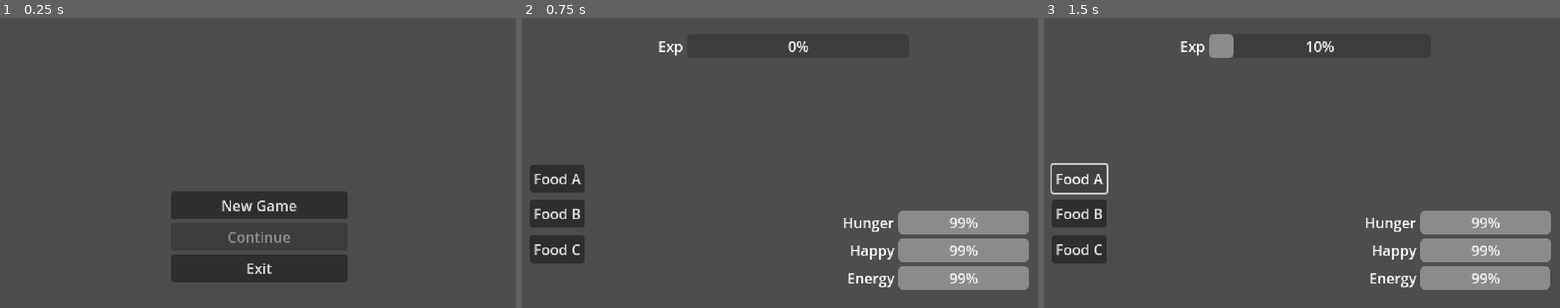
Above: before the commit, frames 1-3 (left to right).
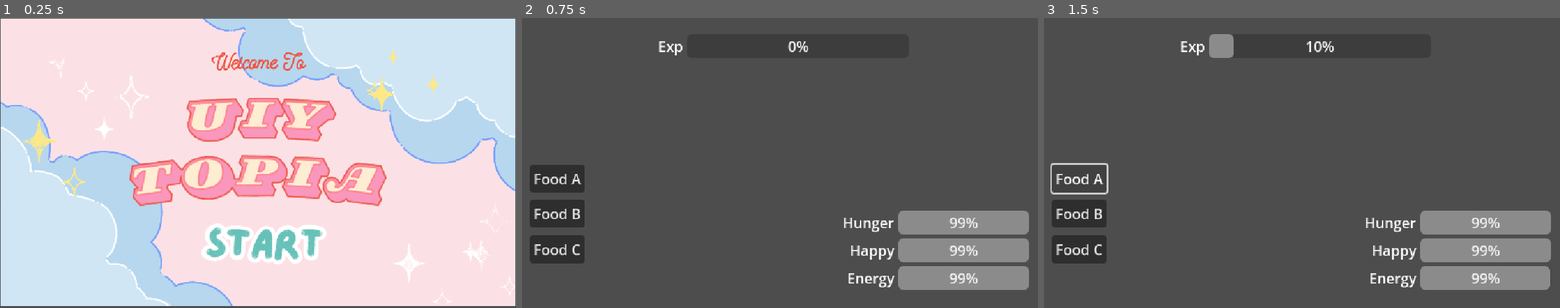
Above: after the commit, the same moments.

Repository: OREZ1X/godot_game_pilot
Game: Godot game, scene res://main_menu.tscn
Two runs of this game, one before a commit and one after it. Both use one fixed random seed, a clock stepped at 60 frames per second and the inputs below.
Inputs (mouse positions are in pixels of both pictures, inside the frame that each line leads up to; where the layout moved, square brackets give the same spot in the first picture):
- Up to frame 1 (0.25 s): no input
- Up to frame 2 (0.75 s): click (785, 244) [780, 206] at 0.5 s
- Up to frame 3 (1.5 s): click "Food A" at 1.25 s

The runs differ from the first frame. In frame 1, 99% of the frame differs, in the area x 0-100%, y 0-100%; in frame 2, nothing differs; in frame 3, nothing differs.

Commit message:
interface start game

Diff:
--- a/main_menu.tscn
+++ b/main_menu.tscn
@@ -1,6 +1,8 @@
-[gd_scene load_steps=2 format=3 uid="uid://dwsd6ducl47ul"]
+[gd_scene load_steps=4 format=3 uid="uid://dwsd6ducl47ul"]
 
 [ext_resource type="Script" uid="uid://dxrw8ruo5h8gk" path="res://MainMenu.gd" id="1_06t4h"]
+[ext_resource type="Texture2D" uid="uid://c6ttu8mniysvj" path="res://assets/หน้า start.png" id="2_fu7sn"]
+[ext_resource type="Texture2D" uid="uid://cse16xf856mir" path="res://assets/Start.png" id="3_jix8l"]
 
 [node name="MainMenu" type="Control"]
 layout_mode = 3
@@ -11,22 +13,40 @@
 grow_vertical = 2
 script = ExtResource("1_06t4h")
 
+[node name="ParallaxBackground" type="ParallaxBackground" parent="."]
+
+[node name="ParallaxLayer" type="ParallaxLayer" parent="ParallaxBackground"]
+
+[node name="Sprite2D" type="Sprite2D" parent="ParallaxBackground/ParallaxLayer"]
+position = Vector2(288, 161.49997)
+scale = Vector2(0.29895836, 0.2972223)
+texture = ExtResource("2_fu7sn")
+
 [node name="VBoxContainer" type="VBoxContainer" parent="."]
+layout_direction = 1
 layout_mode = 0
-offset_left = 191.0
-offset_top = 194.0
-offset_right = 388.0
-offset_bottom = 308.0
+offset_left = 224.0
+offset_top = 202.0
+offset_right = 365.0
+offset_bottom = 276.0
+alignment = 1
 
-[node name="NewGameButton" type="Button" parent="VBoxContainer"]
+[node name="NewGameButton" type="TextureButton" parent="VBoxContainer"]
+custom_minimum_size = Vector2(10, 20)
 layout_mode = 2
-text = "New Game"
+size_flags_vertical = 3
+size_flags_stretch_ratio = 0.0
+texture_normal = ExtResource("3_jix8l")
+ignore_texture_size = true
+stretch_mode = 0
 
 [node name="ContinueButton" type="Button" parent="VBoxContainer"]
+visible = false
 layout_mode = 2
 text = "Continue"
 
 [node name="ExitButton" type="Button" parent="VBoxContainer"]
+visible = false
 layout_mode = 2
 text = "Exit"
 
Binary file added: assets/Start.png
Not shown, added: assets/Start.png.import
Binary file added: assets/หน้า start.png
Not shown, added: assets/หน้า start.png.import
